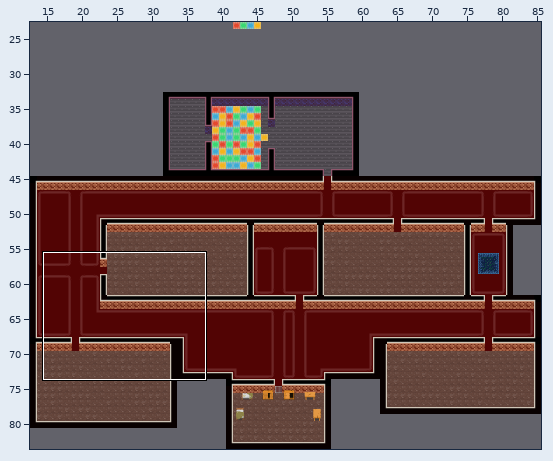
Two versions of a level (Tiled map, Mirror/assets/level/Tiled/map.tmx). Above, an overview of the earlier version with the close-up marked.
Close-up. First the earlier version:
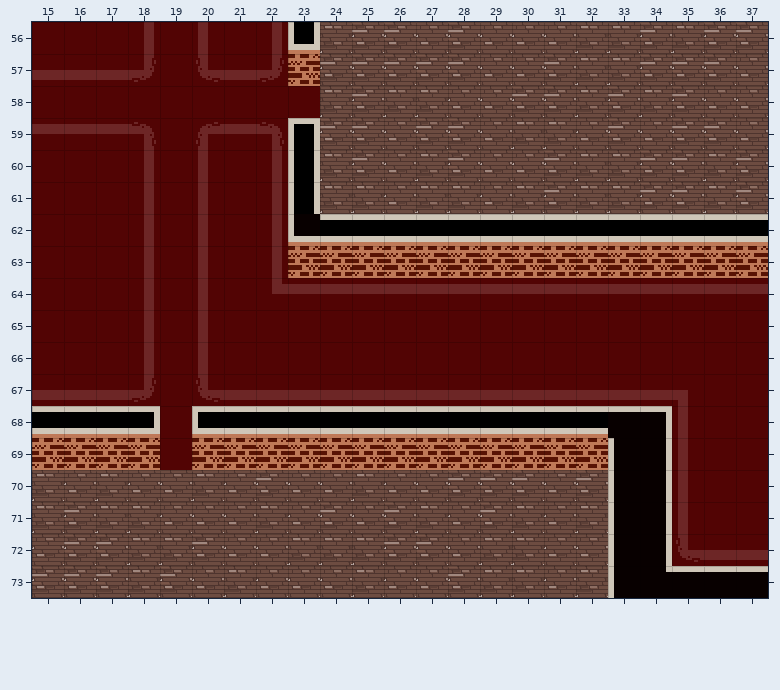
Cells are 32x32 px. Shown: x 15..37, y 56..73. The commit also changed other parts of the map, which this record leaves out.
After the commit:
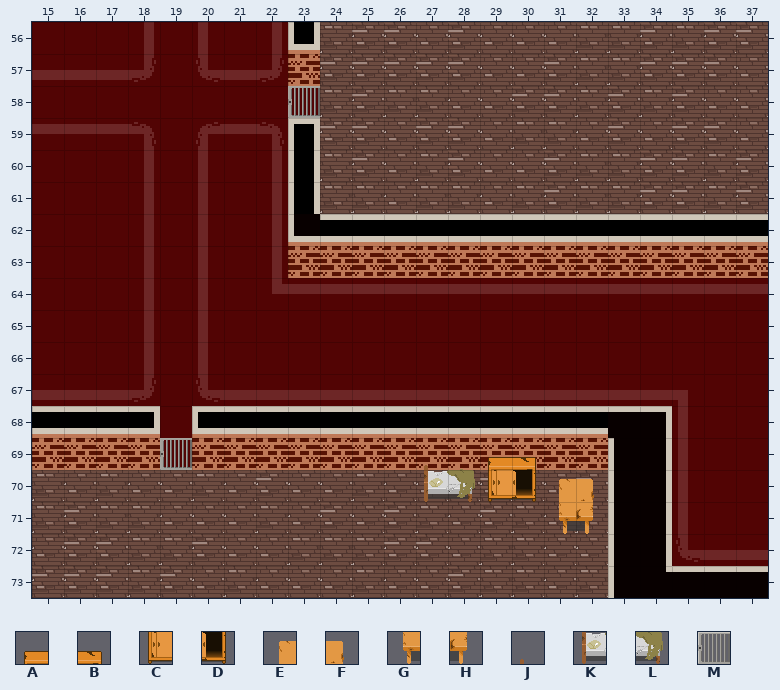
Key: from "objects": A 4, B 5, C 12, D 13, E 20, F 21, G 28, H 29, J 32, K 40, L 41, M 48.
_ is an empty cell, . an unchanged one.
Difference:
--- layer "Objects"
@@ x 23..23 @@
-58 _
+58 M
@@ x 19..32 @@
-69 _......._.__..
-70 ........______
-71 ............__
+69 M.......J.AB..
+70 ........KLCDEF
+71 ............GH
Boxes around the changes in both close-ups, in picture pixels (x1, y1, x2, y2):
added: (288, 86, 320, 118)
added: (160, 438, 192, 470)
added: (424, 457, 594, 534)
